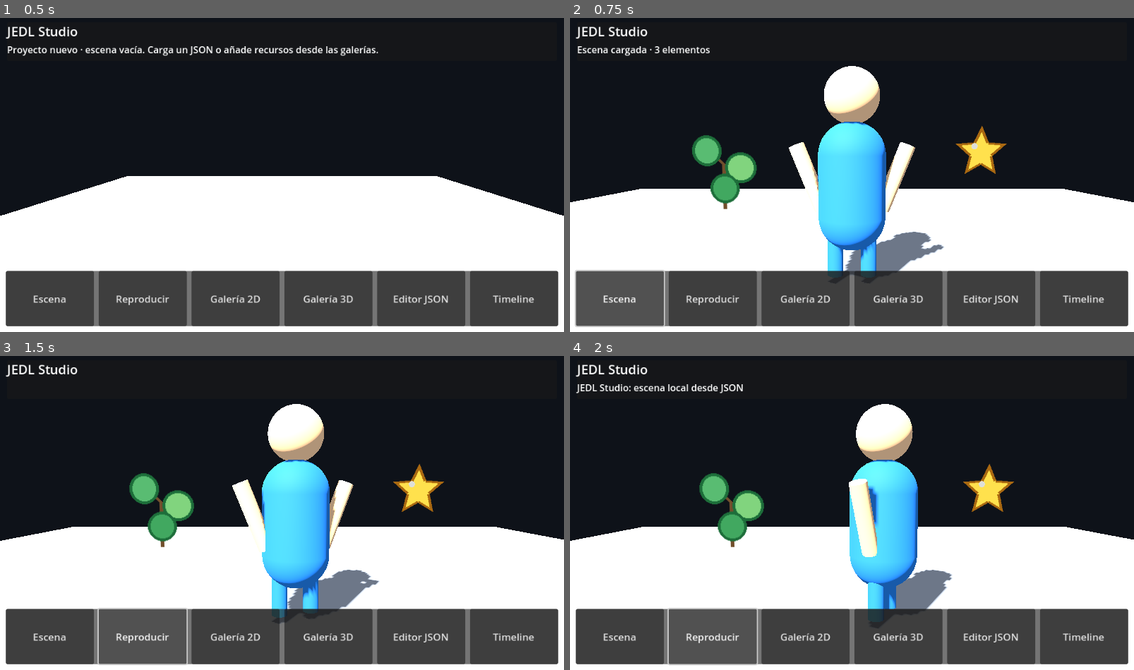
Above: before the commit, frames 1-4 (two rows, left to right).
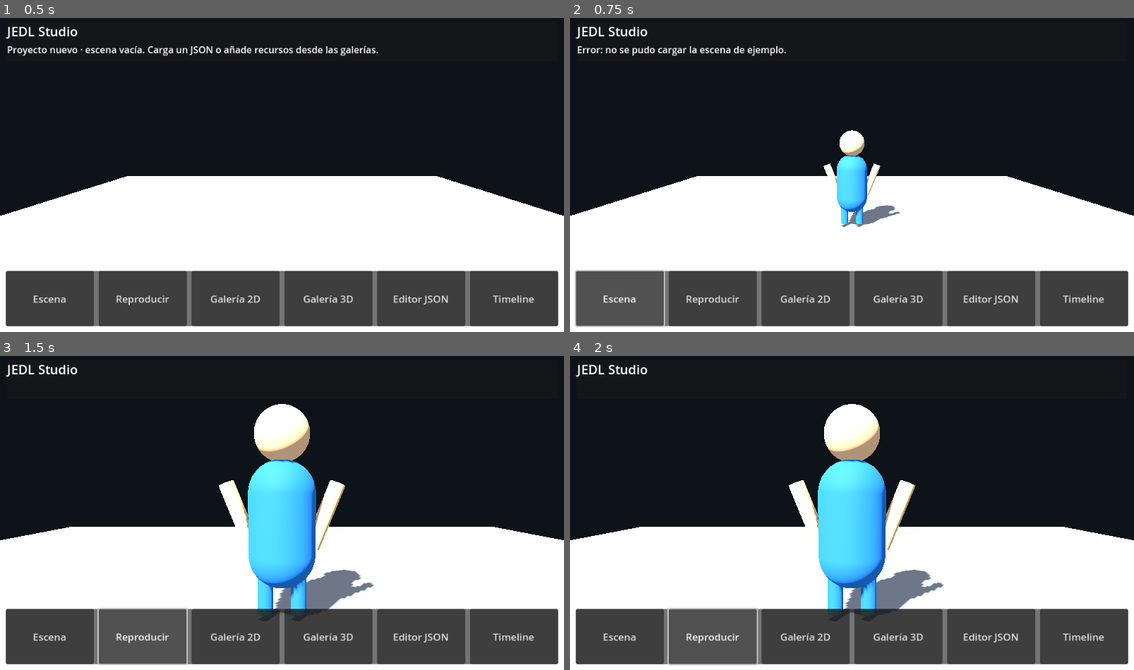
Above: after the commit, the same moments.

Repository: juancito860715-lgtm/jedl-studio
Game: Godot game, scene res://Main.tscn
The game is run twice, just before and just after one commit, with the same random seed, the same clock (stepped at 60 frames per second) and the same inputs.
Inputs:
- Up to frame 1 (0.5 s): no input
- Up to frame 2 (0.75 s): click "Escena" at 0.5 s
- Up to frame 3 (1.5 s): click "Reproducir" at 1.25 s
- Up to frame 4 (2 s): no input

Frame 1 is identical in both runs. In frame 2, 12% of the frame differs, in the area x 0-100%, y 8-83%; in frame 3, 8.4%; in frame 4, 12%, in the area x 0-100%, y 8-85%.

Commit message:
feat: render 2D gallery assets on a dedicated Node2D canvas layer

Diff:
--- a/scripts/SceneParser.gd
+++ b/scripts/SceneParser.gd
@@ -4,13 +4,14 @@
 const TimelineEngineScript = preload("res://scripts/TimelineEngine.gd")
 
 var world_root: Node3D
+var canvas_root: Node2D
 var camera: Camera3D
 var background_sprite: Sprite3D
 var subtitle_label: Control
 var audio_player: AudioStreamPlayer
 var catalog_manager: Node
 var scene_data: Dictionary = {}
-var active_instances: Array[Node3D] = []
+var active_instances: Array[Node] = []
 var _events: Array[Dictionary] = []
 var _playing := false
 var _playback_time := 0.0
@@ -159,7 +160,7 @@
 			last_error = "El recurso local no existe o no está importado: " + resource_path
 			push_error(last_error)
 			return false
-		var instance: Node3D
+		var instance: Node
 		var extension := resource_path.get_extension().to_lower()
 		if extension in ["png", "jpg", "jpeg", "webp"]:
 			var texture := load(resource_path) as Texture2D
@@ -167,7 +168,14 @@
 				last_error = "No se pudo abrir la textura 2D: " + resource_path
 				push_error(last_error)
 				return false
-			instance = _create_2d_element(texture, entry)
+			if expected_kind == "2d":
+				if canvas_root == null:
+					last_error = "El lienzo 2D independiente no está disponible."
+					push_error(last_error)
+					return false
+				instance = _create_2d_canvas_element(texture, entry)
+			else:
+				instance = _create_2d_element(texture, entry)
 		else:
 			var packed := load(resource_path) as PackedScene
 			if packed == null:
@@ -186,13 +194,20 @@
 		instance.set_meta("jedl_entry_id", entry_id)
 		instance.set_meta("jedl_asset_id", String(entry.get("assetId", entry.get("id", ""))))
 		instance.set_meta("jedl_layer", String(entry.get("layer", "objects")))
-		instance.position = _vector3_from(entry.get("position", [0.0, 0.0, 0.0]))
+		var position_value := _vector3_from(entry.get("position", [0.0, 0.0, 0.0]))
 		if entry.has("depth"):
-			instance.position.z = float(entry["depth"])
-		instance.rotation_degrees = _vector3_from(entry.get("rotation_degrees", [0.0, 0.0, 0.0]))
-		instance.scale = _vector3_from(entry.get("scale", [1.0, 1.0, 1.0]))
-		if world_root != null:
+			position_value.z = float(entry["depth"])
+		var rotation_value := _vector3_from(entry.get("rotation_degrees", [0.0, 0.0, 0.0]))
+		var scale_value := _vector3_from(entry.get("scale", [1.0, 1.0, 1.0]))
+		_apply_instance_transform(instance, position_value, rotation_value, scale_value)
+		if instance is Node2D:
+			canvas_root.add_child(instance)
+		elif instance is Node3D and world_root != null:
 			world_root.add_child(instance)
+		else:
+			instance.queue_free()
+			last_error = "No existe un contenedor compatible para el recurso: " + resource_path
+			return false
 		active_instances.append(instance)
 		if timeline_engine != null:
 			timeline_engine.register_target(entry_id, instance)
@@ -201,6 +216,31 @@
 			var should_loop := bool(entry.get("animation_loop", true))
 			_play_animation(instance, animation_name, should_loop)
 	return true
+
+
+func _create_2d_canvas_element(texture: Texture2D, entry: Dictionary = {}) -> Sprite2D:
+	var sprite := Sprite2D.new()
+	sprite.texture = texture
+	sprite.centered = true
+	sprite.position = Vector2(float(entry.get("position", [0.0, 0.0, 0.0])[0]) * 100.0, -float(entry.get("position", [0.0, 0.0, 0.0])[1]) * 100.0)
+	sprite.rotation_degrees = float(entry.get("rotation_degrees", [0.0, 0.0, 0.0])[2])
+	var scale_value := _vector3_from(entry.get("scale", [1.0, 1.0, 1.0]))
+	sprite.scale = Vector2(scale_value.x * 0.01, scale_value.y * 0.01)
+	sprite.z_index = int(entry.get("z_index", 0))
+	return sprite
+
+
+func _apply_instance_transform(instance: Node, position_value: Vector3, rotation_value: Vector3, scale_value: Vector3) -> void:
+	if instance is Node2D:
+		var canvas_sprite := instance as Node2D
+		canvas_sprite.position = Vector2(position_value.x * 100.0, -position_value.y * 100.0)
+		canvas_sprite.rotation_degrees = rotation_value.z
+		canvas_sprite.scale = Vector2(scale_value.x * 0.01, scale_value.y * 0.01)
+	elif instance is Node3D:
+		var stage_instance := instance as Node3D
+		stage_instance.position = position_value
+		stage_instance.rotation_degrees = rotation_value
+		stage_instance.scale = scale_value
 
 
 func _create_2d_element(texture: Texture2D, entry: Dictionary = {}) -> Sprite3D:
@@ -265,11 +305,11 @@
 
 
 func add_catalog_asset(resource_path: String, as_background: bool = true, asset_id: String = "") -> bool:
-	if world_root == null or resource_path.is_empty():
+	if resource_path.is_empty():
 		return false
 
 	var extension := resource_path.get_extension().to_lower()
-	var instance: Node3D
+	var instance: Node
 	if extension in ["png", "jpg", "jpeg", "webp"]:
 		if as_background:
 			if not set_background(resource_path):
@@ -277,9 +317,9 @@
 			background_sprite.set_meta("jedl_asset_id", asset_id)
 			return true
 		var texture := load(resource_path) as Texture2D
-		if texture == null:
-			return false
-		instance = _create_2d_element(texture)
+		if texture == null or canvas_root == null:
+			return false
+		instance = _create_2d_canvas_element(texture)
 	elif extension in ["glb", "gltf", "tscn"]:
 		var packed := load(resource_path) as PackedScene
 		if packed == null:
@@ -296,12 +336,19 @@
 		return false
 
 	var placement_index := active_instances.size()
-	instance.position = Vector3(float(placement_index) * 1.6, 0.0, 0.0)
 	var instance_id := "%s_%d" % [asset_id.replace(".", "_"), placement_index + 1]
 	instance.set_meta("jedl_asset_id", asset_id)
 	instance.set_meta("jedl_entry_id", instance_id)
 	instance.set_meta("jedl_layer", "gallery")
-	world_root.add_child(instance)
+	if instance is Node2D:
+		(instance as Node2D).position = Vector2(float(placement_index) * 160.0, 0.0)
+		canvas_root.add_child(instance)
+	elif instance is Node3D and world_root != null:
+		(instance as Node3D).position = Vector3(float(placement_index) * 1.6, 0.0, 0.0)
+		world_root.add_child(instance)
+	else:
+		instance.queue_free()
+		return false
 	active_instances.append(instance)
 	if timeline_engine != null:
 		timeline_engine.register_target(instance_id, instance)
@@ -313,13 +360,42 @@
 		"assetId": asset_id,
 		"kind": String(asset_record.get("kind", "2d" if extension in ["png", "jpg", "jpeg", "webp"] else "3d")),
 		"category": String(asset_record.get("category", "")),
-		"position": [instance.position.x, instance.position.y, instance.position.z],
-		"rotation_degrees": [instance.rotation_degrees.x, instance.rotation_degrees.y, instance.rotation_degrees.z],
-		"scale": [instance.scale.x, instance.scale.y, instance.scale.z],
+		"position": _instance_position_data(instance),
+		"rotation_degrees": _instance_rotation_data(instance),
+		"scale": _instance_scale_data(instance),
 		"layer": "gallery"
 	})
 	_play_default_animation(instance)
 	return true
+
+
+func _instance_position_data(instance: Node) -> Array:
+	if instance is Node2D:
+		var canvas_instance := instance as Node2D
+		return [canvas_instance.position.x / 100.0, -canvas_instance.position.y / 100.0, 0.0]
+	if instance is Node3D:
+		var stage_instance := instance as Node3D
+		return [stage_instance.position.x, stage_instance.position.y, stage_instance.position.z]
+	return [0.0, 0.0, 0.0]
+
+
+func _instance_rotation_data(instance: Node) -> Array:
+	if instance is Node2D:
+		return [0.0, 0.0, (instance as Node2D).rotation_degrees]
+	if instance is Node3D:
+		var stage_instance := instance as Node3D
+		return [stage_instance.rotation_degrees.x, stage_instance.rotation_degrees.y, stage_instance.rotation_degrees.z]
+	return [0.0, 0.0, 0.0]
+
+
+func _instance_scale_data(instance: Node) -> Array:
+	if instance is Node2D:
+		var canvas_instance := instance as Node2D
+		return [canvas_instance.scale.x / 0.01, canvas_instance.scale.y / 0.01, 1.0]
+	if instance is Node3D:
+		var stage_instance := instance as Node3D
+		return [stage_instance.scale.x, stage_instance.scale.y, stage_instance.scale.z]
+	return [1.0, 1.0, 1.0]
 
 
 func _play_default_animation(instance: Node) -> void:
